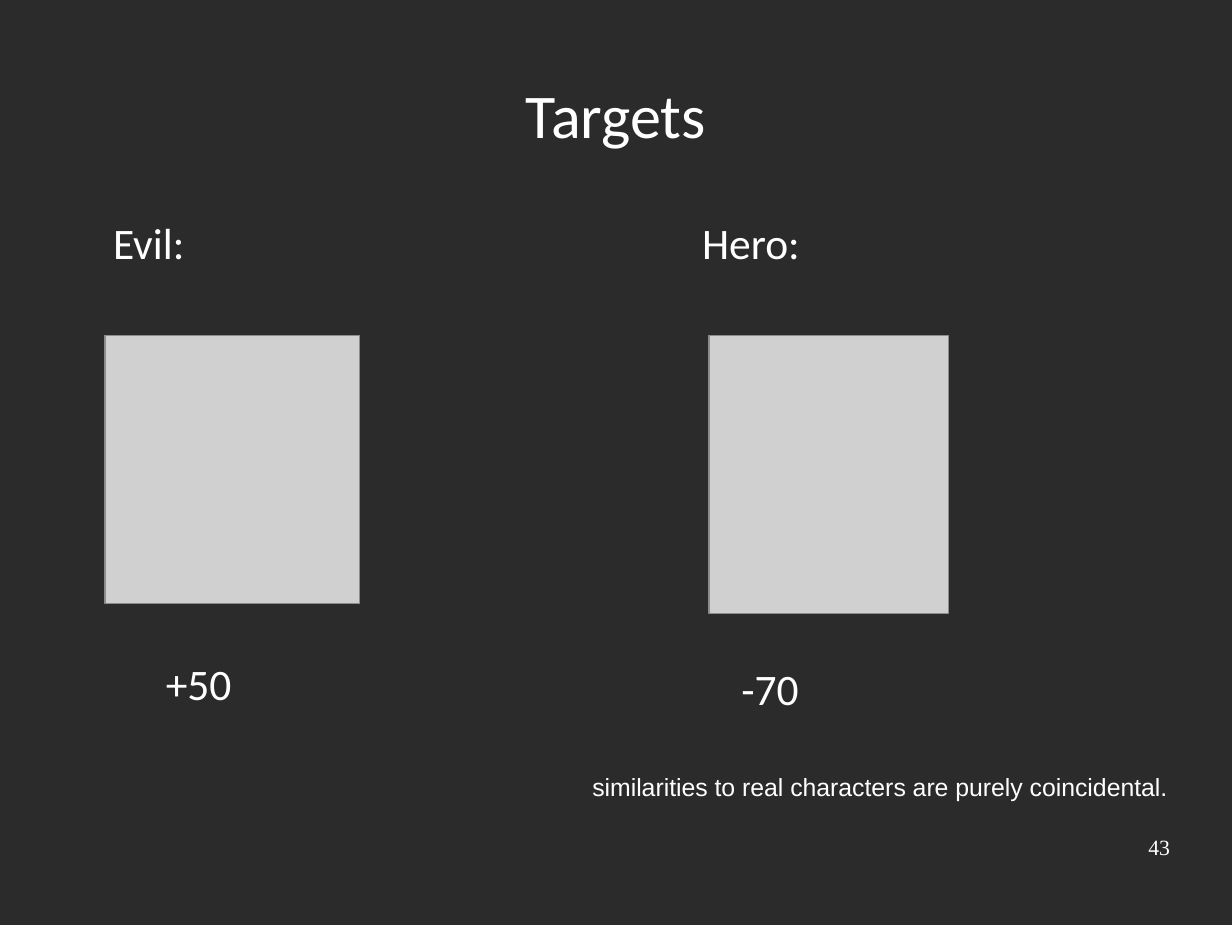
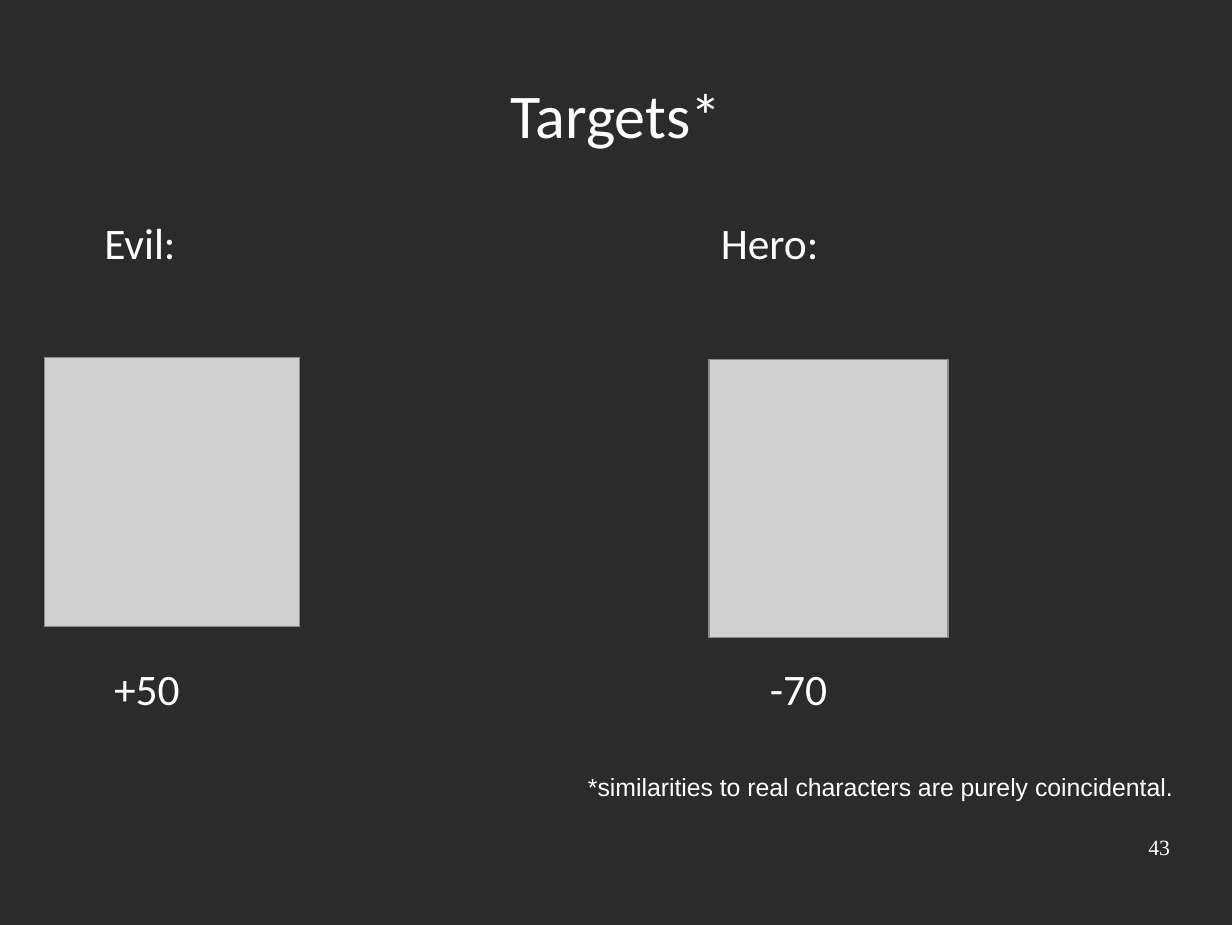
Before and after one commit to Rust-Mikrocontroller-Praktikum-2017/megamaertz, a slide deck: slide 3 of slides/slides.odp. Drawn at 1232x925 pixels with LibreOffice and Linux fonts; fonts in the diff are those of the drawing; grey boxes stand for pictures; background and template pictures are left out; a plain dark background stands for a picture behind light text. Boxes give left, top, right and bottom in pixels: in the first picture for what was removed or moved away, otherwise in the second. Text is boxed around its words. In the diff, an @@ line names an element or a change of style, - is before the commit and + after.

Commit message:
Finished slides. Final commit.

```diff
--- a/slides/slides.odp
+++ b/slides/slides.odp
@@ title at <box>510,94,721,149</box>: text changed @@
-Targets
+Targets*
@@ text "Evil:": place and size @@
-text "Evil:" at <box>113,228,232,701</box>
+text "Evil:" at <box>104,228,180,706</box>
@@ text "Hero:" rewrapped from <box>702,231,800,706</box> to <box>721,231,827,706</box> @@
@@ picture: place and size @@
-picture at <box>105,335,360,604</box>
+picture at <box>45,358,300,626</box>
@@ picture: place and size @@
-picture at <box>709,335,948,613</box>
+picture at <box>709,360,948,637</box>
@@ text at <box>114,677,180,706</box>: list level 2 to 1 in "+50" @@
@@ text at <box>588,778,1173,801</box>: text changed @@
-similarities to real characters are purely coincidental.
+*similarities to real characters are purely coincidental.
```
Also in this commit, not shown: 5 other slides changed, 1 slide added, 9 other files.
